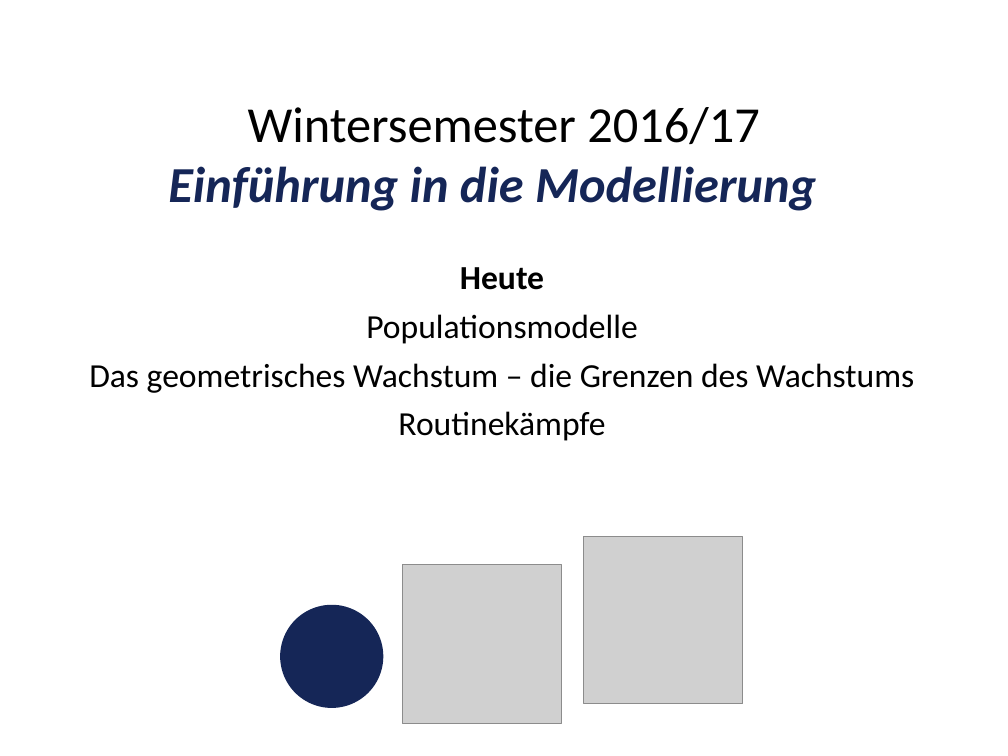
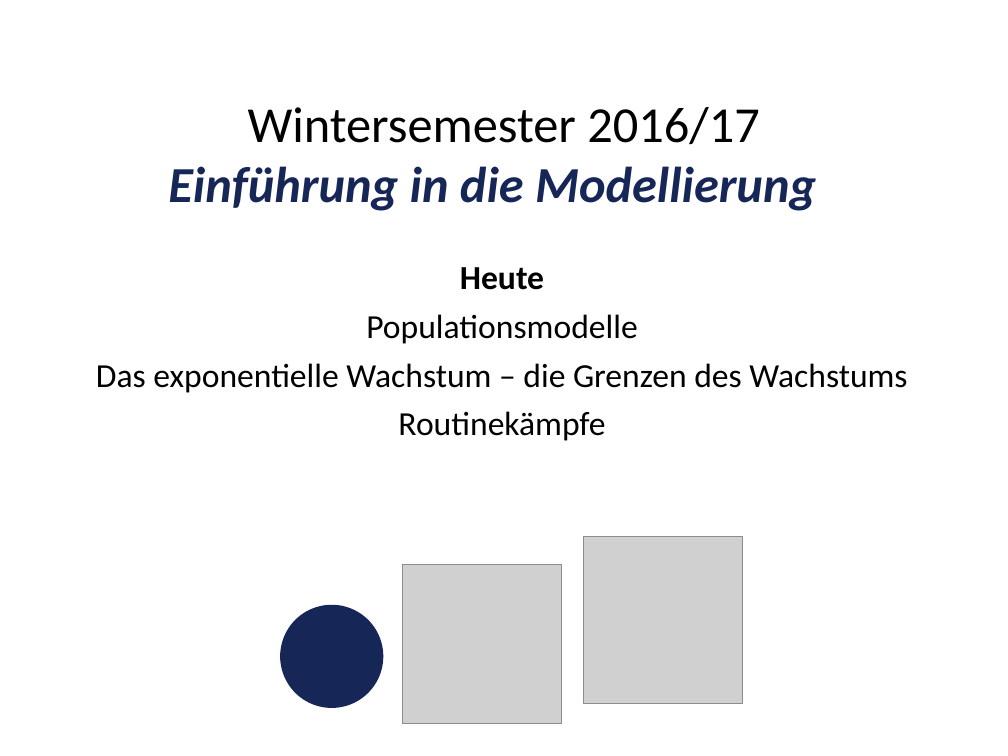
Before and after one commit to heistermann/Einf_Modellierung, a slide deck: slide 3 of Termin_2/Termin_2_Populationsmodelle.pptx. Drawn at 1008x756 pixels with LibreOffice and Linux fonts; fonts in the diff are those of the drawing; grey boxes stand for pictures. Boxes give left, top, right and bottom in pixels: in the first picture for what was removed or moved away, otherwise in the second. Text is boxed around its words. In the diff, an @@ line names an element or a change of style, - is before the commit and + after.

```diff
--- a/Termin_2/Termin_2_Populationsmodelle.pptx
+++ b/Termin_2/Termin_2_Populationsmodelle.pptx
@@ text at bbox=[96, 363, 907, 393]: text changed @@
-Das geometrisches Wachstum – die Grenzen des Wachstums
+Das exponentielle Wachstum – die Grenzen des Wachstums
```
Also in this commit, not shown: 12 other slides changed, 1 slide added, 5 other files.
